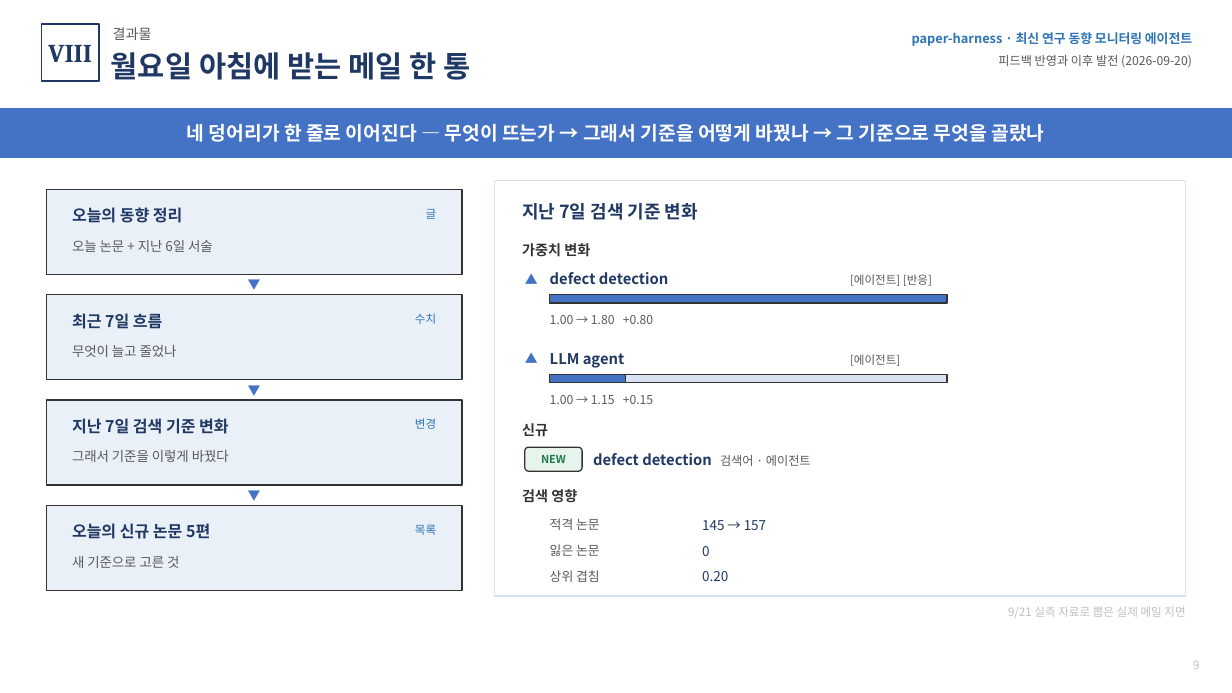
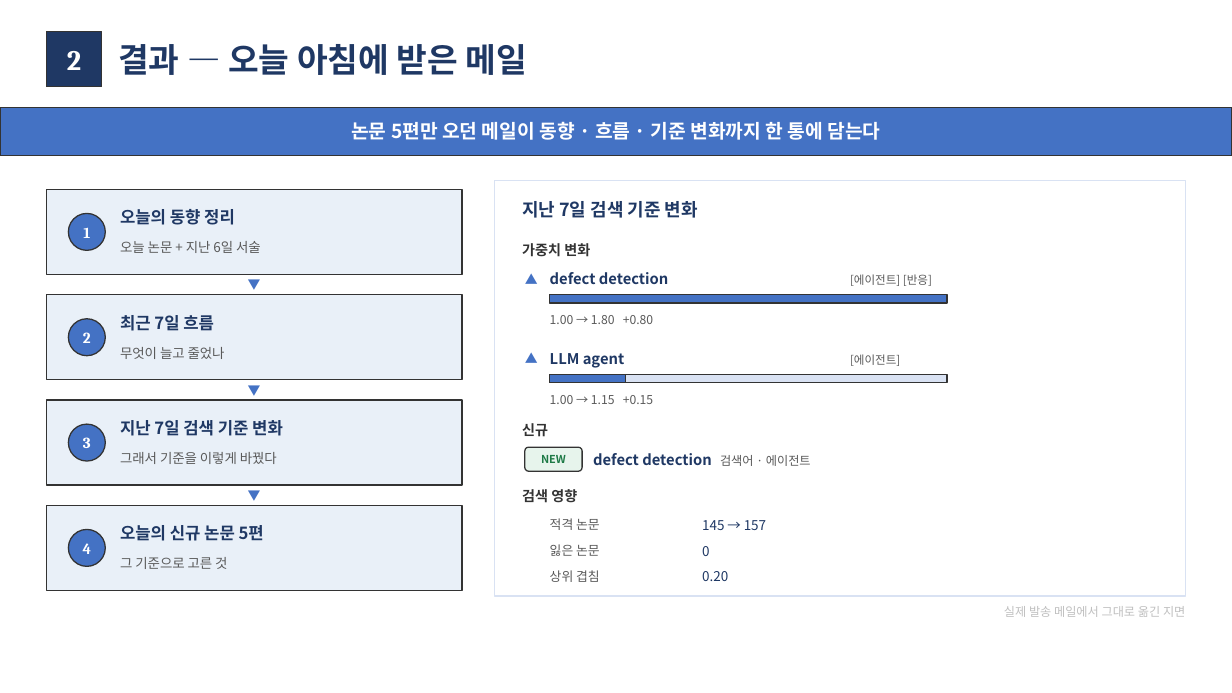
Before and after one commit to moon201595/agent, a slide deck: slide 3 of docs/diagrams_feedback_2026-09-17/피드백_반영_보고_2026-09-20.pptx (slide 9 before the commit). Drawn at 1232x693 pixels with LibreOffice and Linux fonts; fonts in the diff are those of the drawing. Boxes give left, top, right and bottom in pixels: in the first picture for what was removed or moved away, otherwise in the second. Text is boxed around its words. In the diff, an @@ line names an element or a change of style, - is before the commit and + after.

```diff
--- a/docs/diagrams_feedback_2026-09-17/피드백_반영_보고_2026-09-20.pptx
+++ b/docs/diagrams_feedback_2026-09-17/피드백_반영_보고_2026-09-20.pptx
@@ rectangle: place and size @@
-rectangle at <box>42,24,99,81</box>
+rectangle at <box>46,31,102,87</box>
@@ rectangle at <box>46,31,102,87</box>: fill #FFFFFF to #1F3864; outline #1F3864 1.25 pt to #333333 1 pt @@
@@ text at <box>67,51,81,70</box>: text changed; size 20 to 22 pt; text colour #1F3864 to #FFFFFF @@
-VIII
+2
@@ text removed at <box>111,52,470,80</box> @@
-월요일 아침에 받는 메일 한 통
@@ text at <box>118,44,527,75</box>: text changed; size 11 to 26 pt; text colour #595959 to #1F3864; bold on @@
-결과물
+결과 — 오늘 아침에 받은 메일
@@ text removed at <box>912,32,1192,46</box> @@
-paper-harness · 최신 연구 동향 모니터링 에이전트
@@ text removed at <box>998,55,1192,67</box> @@
-피드백 반영과 이후 발전 (2026-09-20)
@@ rectangle at <box>0,107,1232,155</box>: outline #4472C4 1 pt to #333333 1 pt @@
@@ text at <box>351,121,880,140</box>: text changed @@
-네 덩어리가 한 줄로 이어진다 — 무엇이 뜨는가 → 그래서 기준을 어떻게 바꿨나 → 그 기준으로 무엇을 골랐나
+논문 5편만 오던 메일이 동향 · 흐름 · 기준 변화까지 한 통에 담는다
@@ text "오늘의 동향 정리": place and size @@
-text "오늘의 동향 정리" at <box>72,207,182,223</box>
+text "오늘의 동향 정리" at <box>120,209,235,225</box>
@@ text removed at <box>426,209,437,219</box> @@
-글
@@ ellipse added at <box>68,213,105,250</box>, fill #4472C4, outline #333333 1 pt @@
@@ text added at <box>83,227,90,238</box>, 12 pt, text #FFFFFF, bold @@
+1
@@ text "오늘 논문 + 지난 6일 ...": place and size @@
-text "오늘 논문 + 지난 6일 ..." at <box>72,240,213,252</box>
+text "오늘 논문 + 지난 6일 ..." at <box>120,241,261,253</box>
@@ ellipse added at <box>68,319,105,356</box>, fill #4472C4, outline #333333 1 pt @@
@@ text "최근 7일 흐름": place and size @@
-text "최근 7일 흐름" at <box>72,313,163,329</box>
+text "최근 7일 흐름" at <box>120,315,214,331</box>
@@ text removed at <box>415,313,436,324</box> @@
-수치
@@ text added at <box>83,332,91,343</box>, 12 pt, text #FFFFFF, bold @@
+2
@@ text "무엇이 늘고 줄었나": place and size @@
-text "무엇이 늘고 줄었나" at <box>72,345,177,357</box>
+text "무엇이 늘고 줄었나" at <box>120,347,225,359</box>
@@ text "지난 7일 검색 기준 변화": place and size @@
-text "지난 7일 검색 기준 변화" at <box>72,418,228,434</box>
+text "지난 7일 검색 기준 변화" at <box>120,420,283,436</box>
@@ text removed at <box>415,418,436,429</box> @@
-변경
@@ ellipse added at <box>68,424,105,461</box>, fill #4472C4, outline #333333 1 pt @@
@@ text added at <box>83,437,91,448</box>, 12 pt, text #FFFFFF, bold @@
+3
@@ text "그래서 기준을 이렇게 바꿨다": place and size @@
-text "그래서 기준을 이렇게 바꿨다" at <box>72,450,229,462</box>
+text "그래서 기준을 이렇게 바꿨다" at <box>120,452,277,464</box>
@@ ellipse added at <box>68,530,105,567</box>, fill #4472C4, outline #333333 1 pt @@
@@ size 12.5 to 13 pt in 4 elements at <box>120,420,283,436</box>, <box>120,209,235,225</box>, <box>120,315,214,331</box>, <box>120,525,264,541</box> @@
@@ text "오늘의 신규 논문 5편": place and size @@
-text "오늘의 신규 논문 5편" at <box>72,523,210,539</box>
+text "오늘의 신규 논문 5편" at <box>120,525,264,541</box>
@@ text removed at <box>415,524,436,535</box> @@
-목록
@@ text added at <box>83,543,92,554</box>, 12 pt, text #FFFFFF, bold @@
+4
@@ text at <box>120,557,227,569</box>: text changed @@
-새 기준으로 고른 것
+그 기준으로 고른 것
@@ text at <box>1004,606,1185,617</box>: text changed; size 9 to 9.5 pt @@
-9/21 실측 자료로 뽑은 실제 메일 지면
+실제 발송 메일에서 그대로 옮긴 지면
@@ text removed at <box>1193,661,1199,669</box> @@
-9
```
Also in this commit, not shown: 6 other slides changed, 4 slides added, 7 slides removed, 2 other files.
